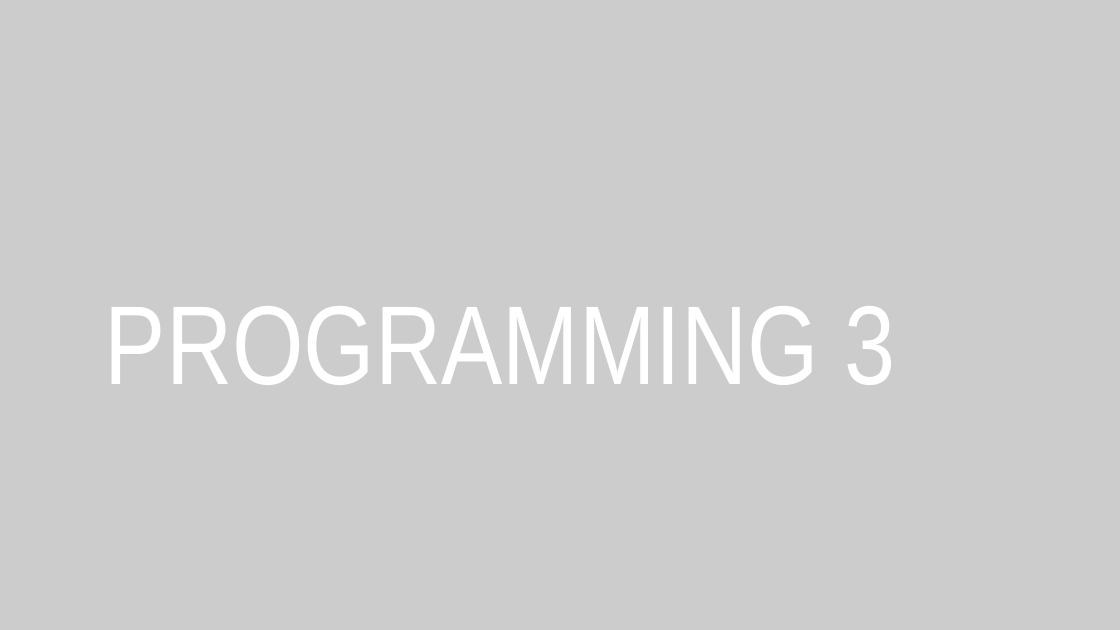
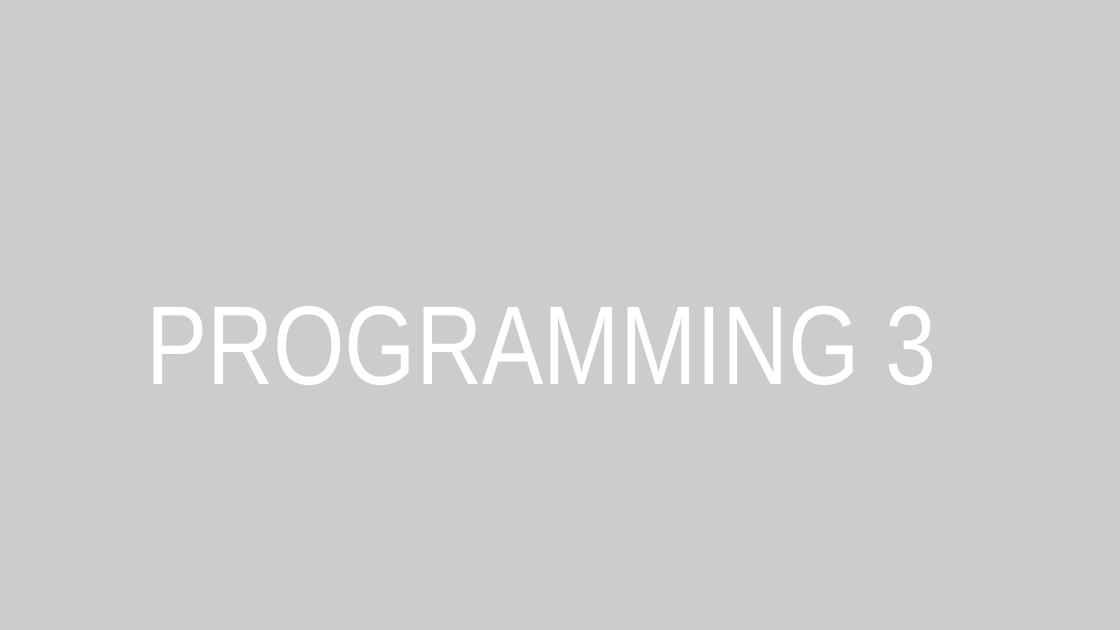
Before and after one commit to muazzamaqeel/Unversity-ComputerScience, a slide deck: slide 1 of C++/Tutoring/Script.pptx. Drawn at 1120x630 pixels with LibreOffice and Linux fonts; fonts in the diff are those of the drawing; background and template pictures are left out; a plain dark background stands for a picture behind light text. Boxes give left, top, right and bottom in pixels: in the first picture for what was removed or moved away, otherwise in the second. Text is boxed around its words. In the diff, an @@ line names an element or a change of style, - is before the commit and + after.

Commit message:
Update

```diff
--- a/C++/Tutoring/Script.pptx
+++ b/C++/Tutoring/Script.pptx
@@ title "PROGRAMMING 3" at [146,306,937,385]: alignment left to centre @@
```
Also in this commit, not shown: 2 other slides changed, 1 slide removed.
